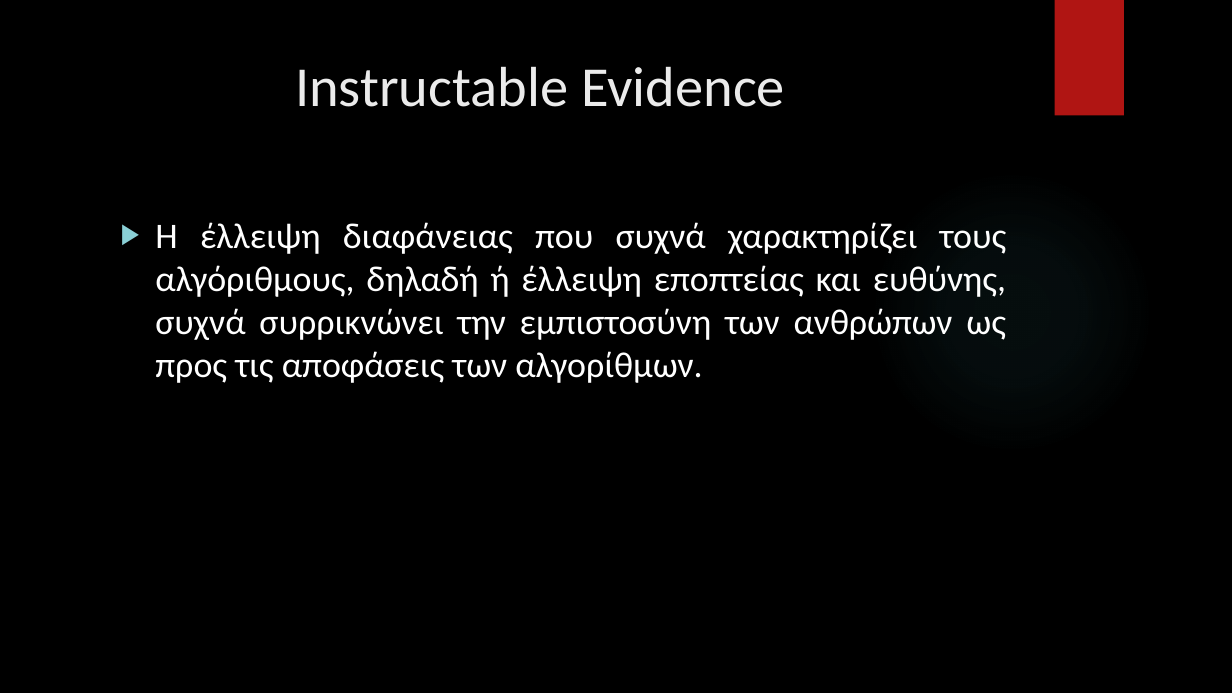
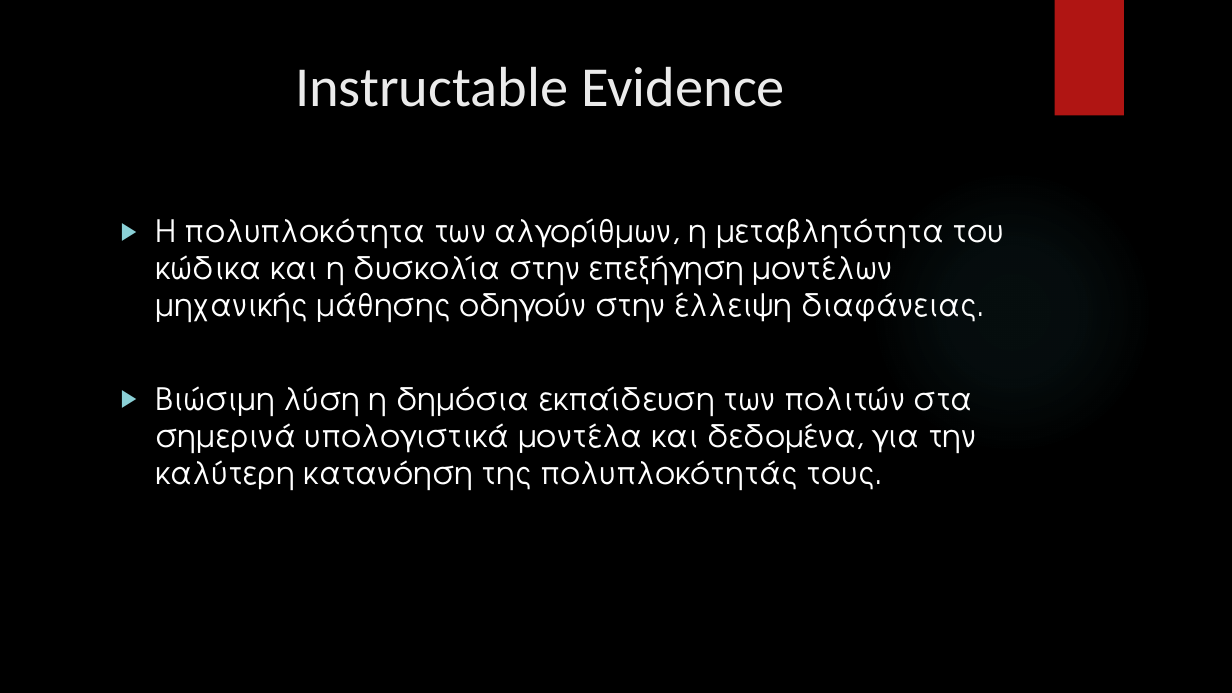
Before and after one commit to VARANE2003/Technical-Writing-Presentation-Project-2024, a slide deck: slide 5 of Presentation/Powerpoint/powerpoint_presentation.pptx. Drawn at 1232x693 pixels with LibreOffice and Linux fonts; fonts in the diff are those of the drawing; background and template pictures are left out. Boxes give left, top, right and bottom in pixels: in the first picture for what was removed or moved away, otherwise in the second. Text is boxed around its words. In the diff, an @@ line names an element or a change of style, - is before the commit and + after.

```diff
--- a/Presentation/Powerpoint/powerpoint_presentation.pptx
+++ b/Presentation/Powerpoint/powerpoint_presentation.pptx
@@ text at <box>155,218,1005,491</box>: text changed; size 28 to 24 pt; font Calibri to TeX Gyre Adventor @@
-▶ Η έλλειψη διαφάνειας που συχνά χαρακτηρίζει τους αλγόριθμους, δηλαδή ή έλλειψη εποπτείας και ευθύνης, συχνά συρρικνώνει την εμπιστοσύνη των ανθρώπων ως προς τις αποφάσεις των αλγορίθμων.
+▶ Η πολυπλοκότητα των αλγορίθμων, η μεταβλητότητα του κώδικα και η δυσκολία στην επεξήγηση μοντέλων μηχανικής μάθησης οδηγούν στην έλλειψη διαφάνειας.
+▶ Βιώσιμη λύση η δημόσια εκπαίδευση των πολιτών στα σημερινά υπολογιστικά μοντέλα και δεδομένα, για την καλύτερη κατανόηση της πολυπλοκότητάς τους.
```
Also in this commit, not shown: 6 other slides changed.
